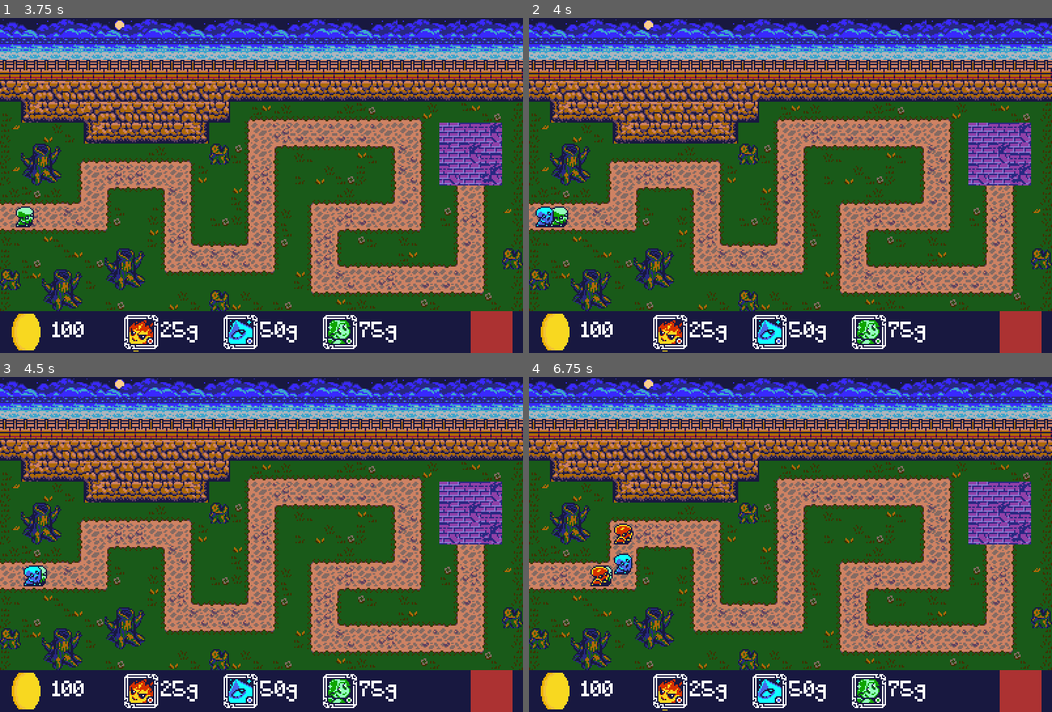
Above: before the commit, frames 1-4 (two rows, left to right).
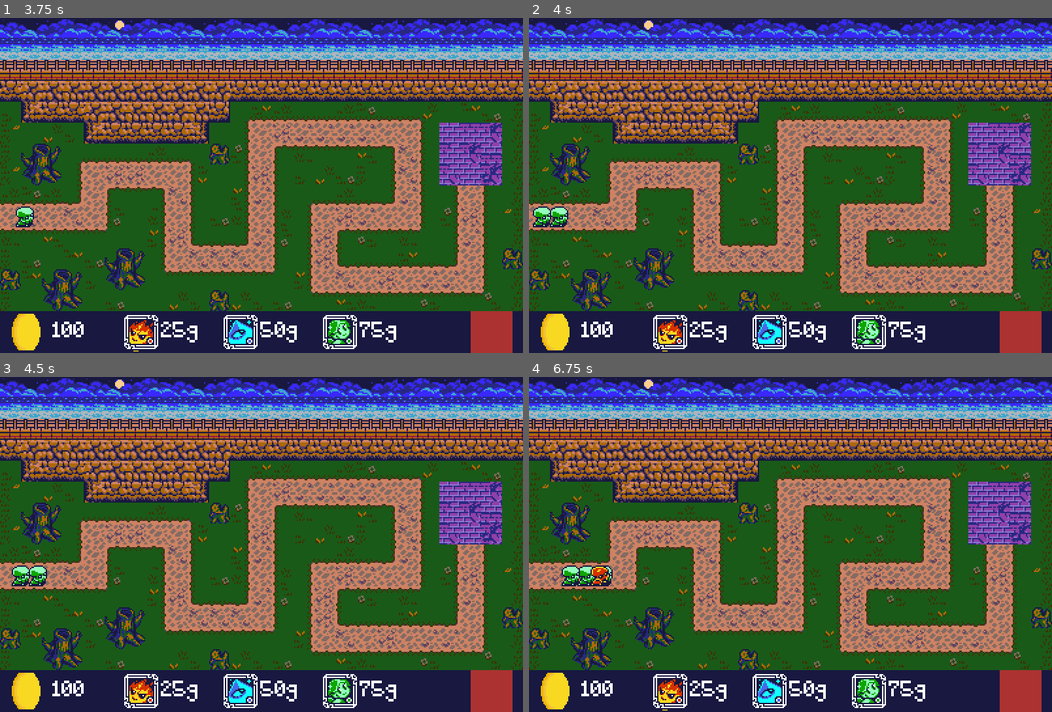
Above: after the commit, the same moments.

Repository: jake6724/tower_defense_jam
Game: Godot game, scene res://scenes/Main.tscn
The game is run twice, just before and just after one commit, with the same random seed, the same clock (stepped at 60 frames per second) and the same inputs.
Inputs (mouse positions are in pixels of both pictures, inside the frame that each line leads up to):
- Up to frame 1 (3.75 s): click (141, 332) at 0.5 s; click (240, 332) at 1.25 s; click (339, 332) at 2 s; click (491, 332) at 2.75 s; click (141, 332) at 3.5 s
- Up to frame 2 (4 s): no input
- Up to frame 3 (4.5 s): click (240, 691) at 4.25 s
- Up to frame 4 (6.75 s): click (868, 691) at 5 s; click (1020, 691) at 5.75 s; click (670, 691) at 6.5 s

Frame 1 is identical in both runs. In frame 2, 0.2% of the frame differs, in the area x 0-5%, y 56-63%; in frame 3, 0.3%; in frame 4, 0.7%, in the area x 6-20%, y 43-63%.

Commit message:
Update enemy speed

Diff:
--- a/data/waves/level_1_wave_1.tres
+++ b/data/waves/level_1_wave_1.tres
@@ -4,4 +4,4 @@
 
 [resource]
 script = ExtResource("1_uhhov")
-data = Array[int]([2, 1, 0])
+data = Array[int]([2, 2, 2, 1, 1, 1])
